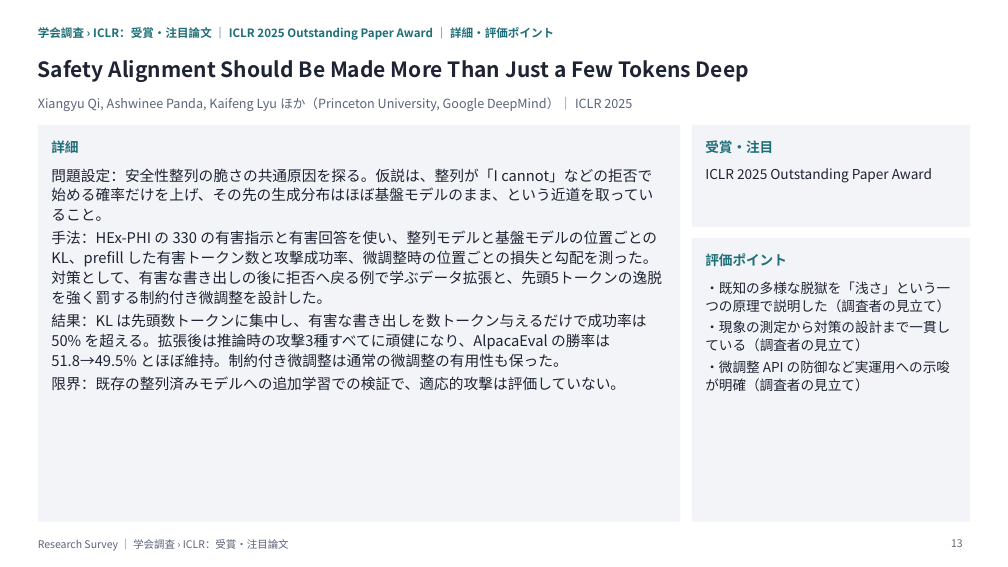
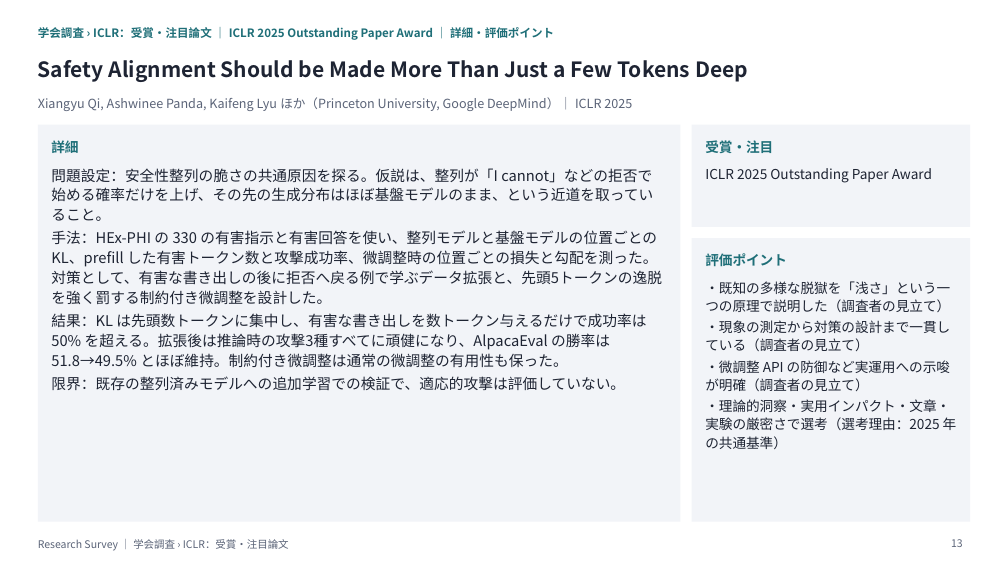
Before and after one commit to create-alt/researches, a slide deck: slide 13 of iclr/iclr.pptx. Drawn at 1008x567 pixels with LibreOffice and Linux fonts; fonts in the diff are those of the drawing. Boxes give left, top, right and bottom in pixels: in the first picture for what was removed or moved away, otherwise in the second. Text is boxed around its words. In the diff, an @@ line names an element or a change of style, - is before the commit and + after.

```diff
--- a/iclr/iclr.pptx
+++ b/iclr/iclr.pptx
@@ text at bbox=[38, 60, 748, 82]: text changed @@
-Safety Alignment Should Be Made More Than Just a Few Tokens Deep
+Safety Alignment Should be Made More Than Just a Few Tokens Deep
@@ text at bbox=[705, 399, 957, 449]: paragraph added @@
+・理論的洞察・実用インパクト・文章・実験の厳密さで選考（選考理由：2025 年の共通基準）
```
Also in this commit, not shown: 19 other slides changed, 8 slides added, 27 other files.
